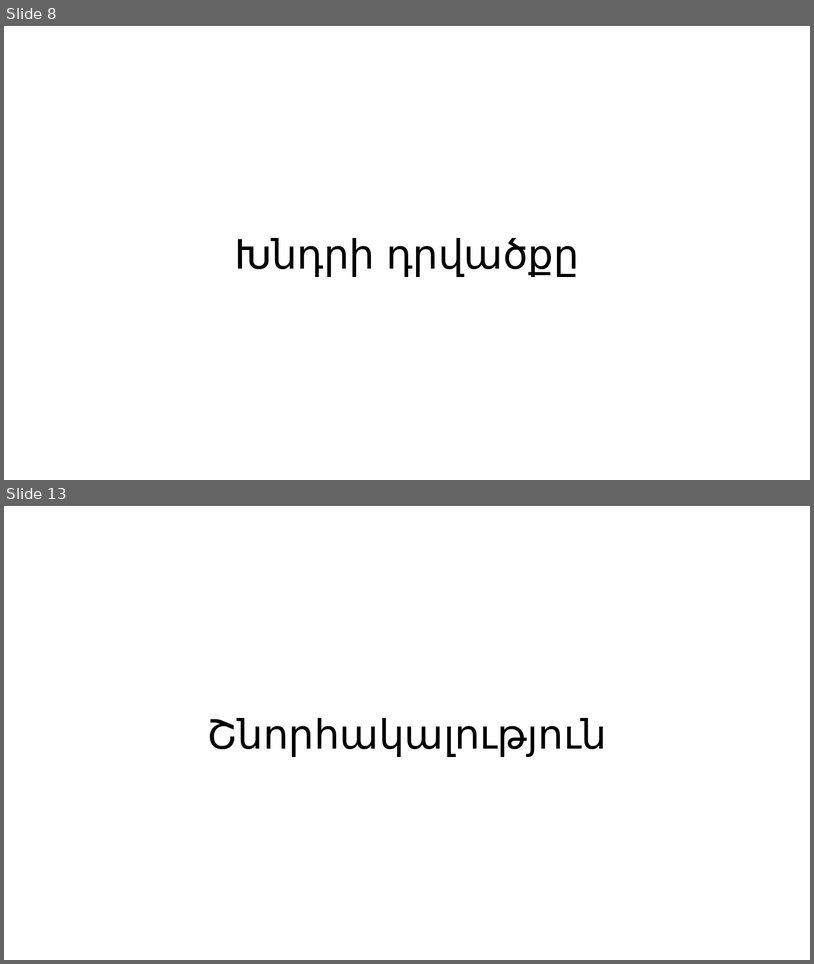
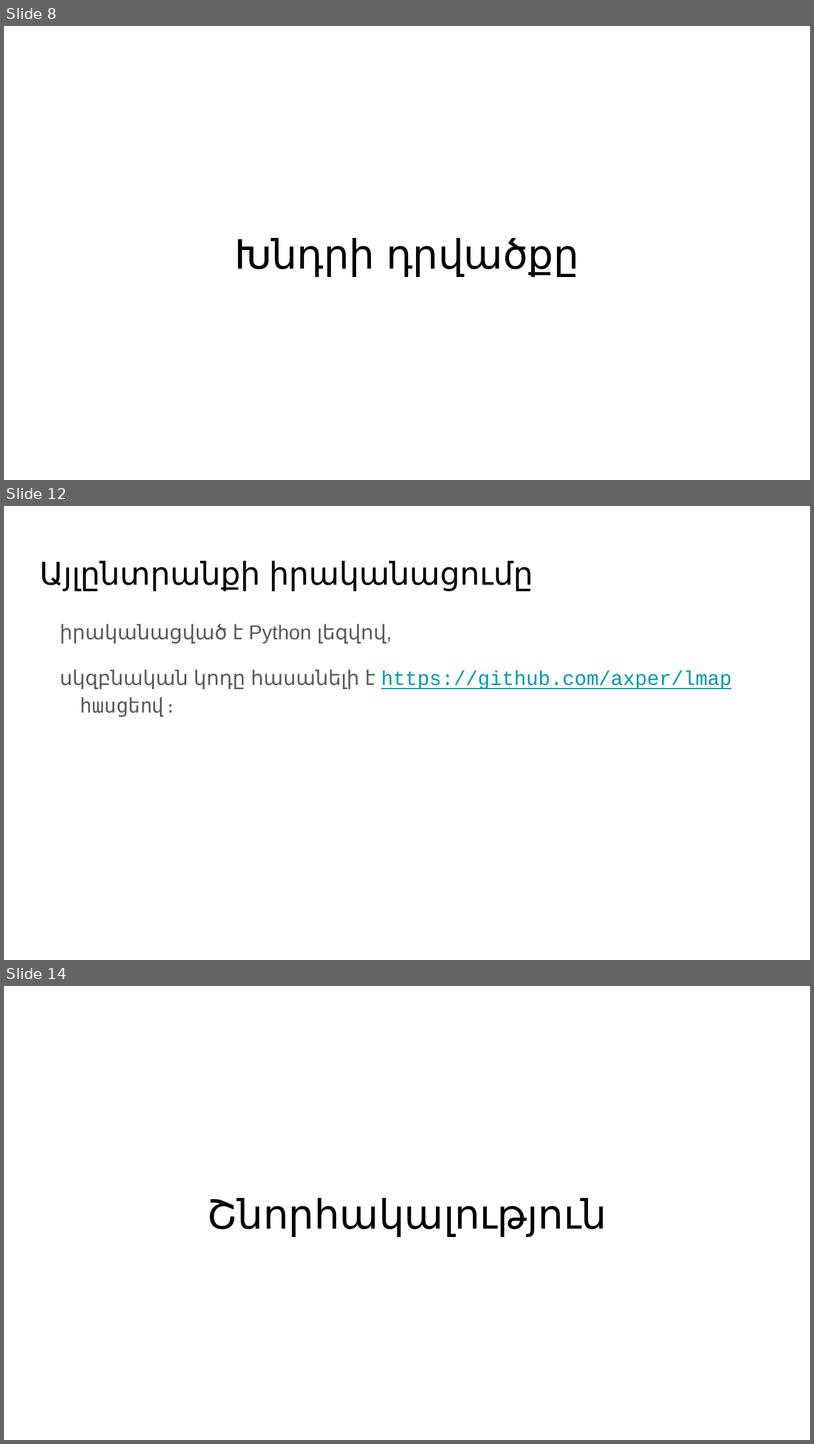
Before and after one commit to axper/lmap, a slide deck: tex/2016/presentation/presentation.pptx. Shown one above the other, each under a label of ours: slides 8 and 13 before the commit, slides 8, 12 and 14 after it; the slides between them are not shown. The pictures are 814x964 and 814x1444 pixels, drawn with LibreOffice and Linux fonts; fonts in the diff are those of the drawing. Boxes give left, top, right and bottom in pixels: in the first picture for what was removed or moved away, otherwise in the second. Text is boxed around its words. In the diff, an @@ line names an element or a change of style, - is before the commit and + after.

```diff
--- a/tex/2016/presentation/presentation.pptx
+++ b/tex/2016/presentation/presentation.pptx
@@ slide 12 added at (4,506,810,960), background #FFFFFF @@
@@ title added at (39,561,534,591), 28 pt, text #000000 @@
+Այլընտրանքի իրականացումը
@@ text added at (60,624,732,717), 18 pt, text #595959 @@
+իրականացված է Python լեզվով,
+սկզբնական կոդը հասանելի է https://github.com/axper/lmap հասցեով։
@@ what was slide 13 is now slide 14 @@
```
Also in this commit, not shown: 10 slides changed, 2 other files.
